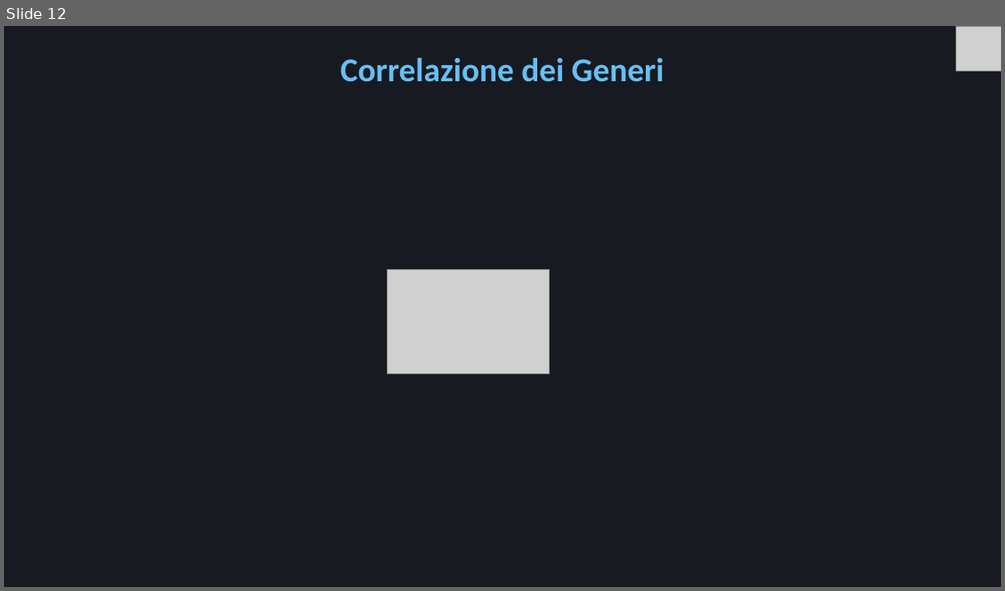
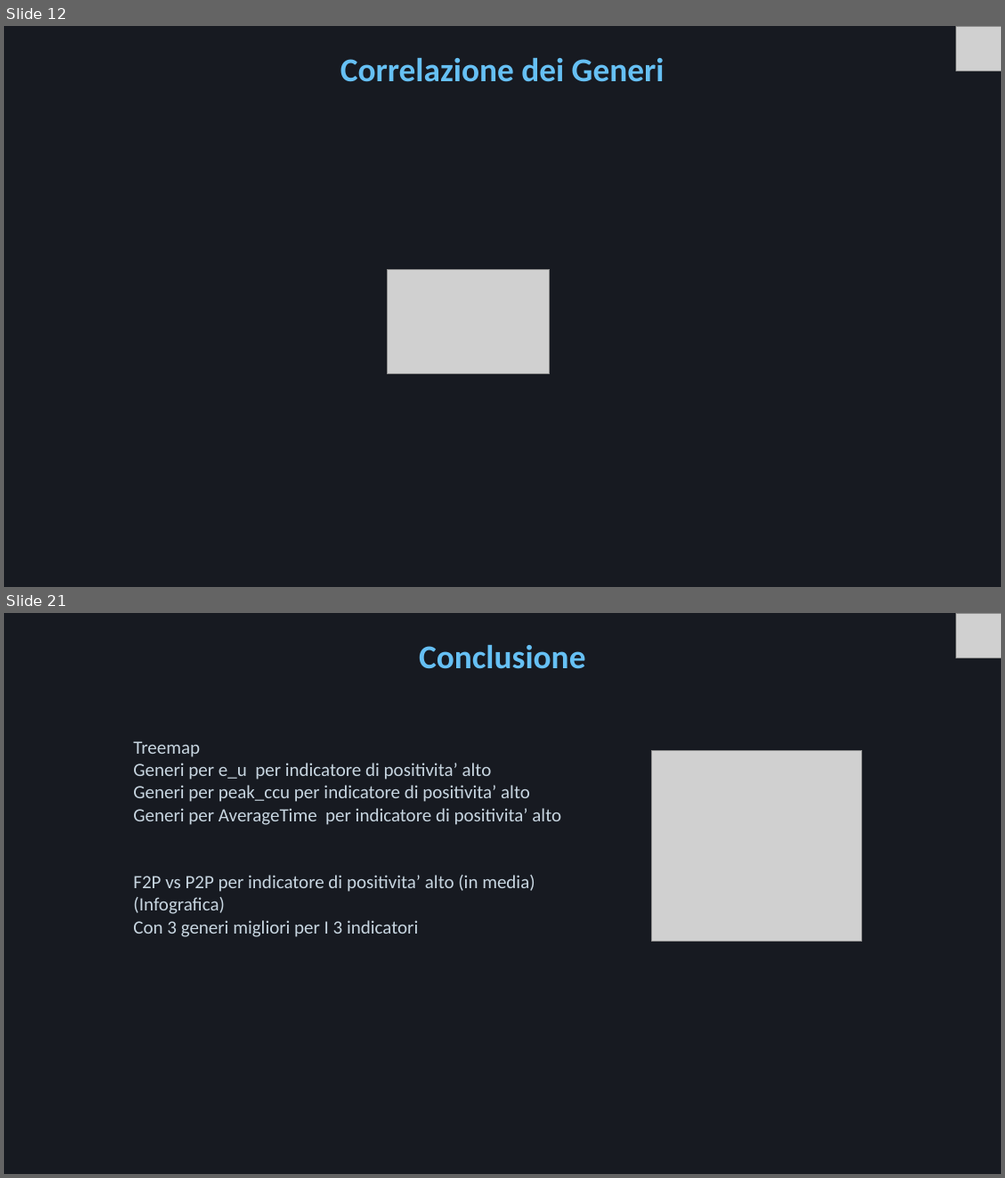
Before and after one commit to Mora11231/VisualizzazioneScientifica, a slide deck: Steam.pptx. Shown one above the other, each under a label of ours: slide 12 before the commit, slides 12 and 21 after it; the slides between them are not shown. The pictures are 1005x591 and 1005x1178 pixels, drawn with LibreOffice and Linux fonts; fonts in the diff are those of the drawing; grey boxes stand for pictures. Boxes give left, top, right and bottom in pixels: in the first picture for what was removed or moved away, otherwise in the second. Text is boxed around its words. In the diff, an @@ line names an element or a change of style, - is before the commit and + after.

```diff
--- a/Steam.pptx
+++ b/Steam.pptx
@@ slide 21 added at (4, 613, 1001, 1174), background #171A21 @@
@@ picture added at (956, 613, 1001, 657) @@
@@ title added at (419, 644, 586, 669), 32 pt, text #66C0F4, bold @@
+Conclusione
@@ text added at (133, 741, 561, 937), 18 pt, text #C7D5E0 @@
+Treemap
+Generi per e_u per indicatore di positivita’ alto
+Generi per peak_ccu per indicatore di positivita’ alto
+Generi per AverageTime per indicatore di positivita’ alto
+F2P vs P2P per indicatore di positivita’ alto (in media)
+(Infografica)
+Con 3 generi migliori per I 3 indicatori
@@ picture added at (652, 751, 862, 941) @@
```
Also in this commit, not shown: 5 slides changed, 6 other slides added.
